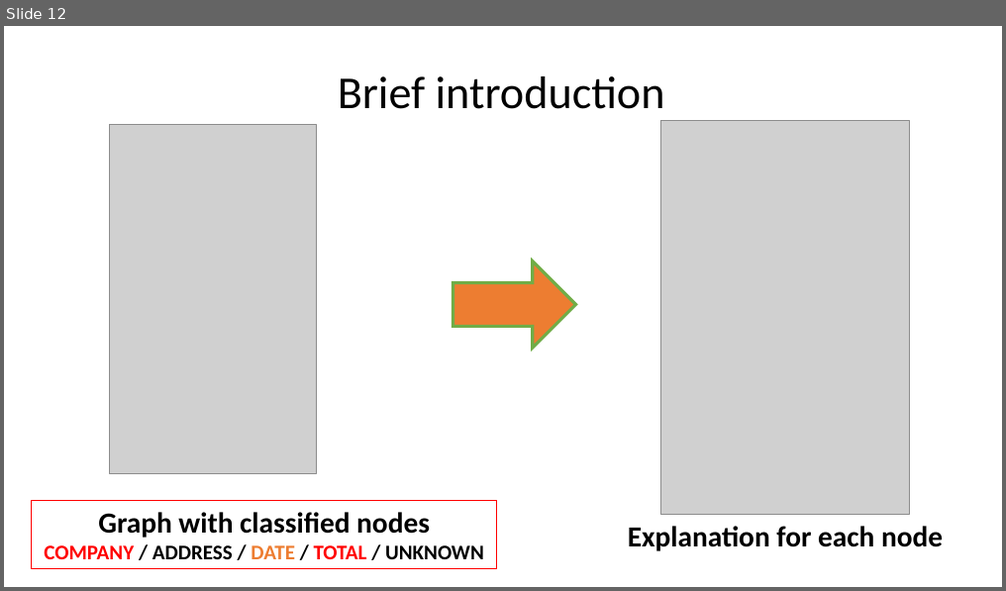
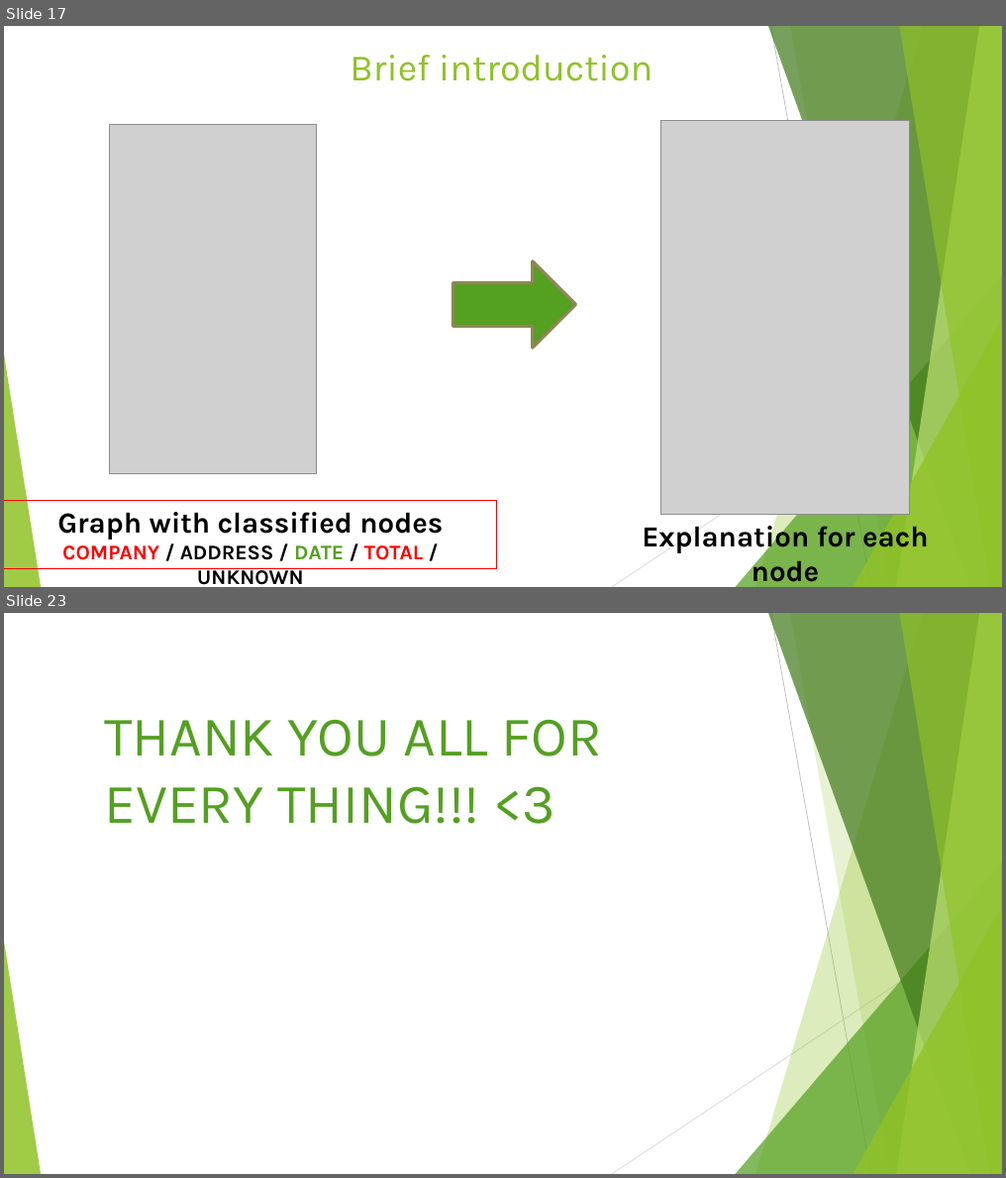
Before and after one commit to bql20000/Full_Flax, a slide deck: KV3 - Fullflax.pptx. Shown one above the other, each under a label of ours: slide 12 before the commit, slides 17 and 23 after it; the slides between them are not shown. The pictures are 1006x591 and 1006x1178 pixels, drawn with LibreOffice and Linux fonts; fonts in the diff are those of the drawing; grey boxes stand for pictures. Boxes give left, top, right and bottom in pixels: in the first picture for what was removed or moved away, otherwise in the second. Text is boxed around its words. In the diff, an @@ line names an element or a change of style, - is before the commit and + after.

```diff
--- a/KV3 - Fullflax.pptx
+++ b/KV3 - Fullflax.pptx
@@ slide 23 added at bbox=[4, 613, 1002, 1174], background #FFFFFF; not listed: 10 template elements that a slide beside it also shows @@
@@ text added at bbox=[104, 719, 602, 824], 54 pt, text #54A021 @@
+THANK YOU ALL FOR EVERY THING!!! <3
@@ what was slide 12 is now slide 17 @@
@@ slide 17 changed as well @@
@@ title "Brief introduction" at bbox=[350, 55, 652, 81]: size 44 to 36 pt, font Calibri to Karla, text colour #000000 to #90C226; line spacing 0.9 to 1; vertical alignment middle to top @@
@@ right arrow at bbox=[453, 261, 576, 348]: fill #ED7D31 to #54A021; outline #70AD47 3 pt to #918655 3 pt @@
@@ group added at bbox=[4, 26, 1002, 587]: 5 freeform shapes, 3 triangles, 2 lines @@
@@ rectangle "Graph with classified nodes": place and size @@
-rectangle "Graph with classified nodes" at bbox=[31, 501, 497, 570]
+rectangle "Graph with classified nodes" at bbox=[4, 501, 497, 570]
@@ rectangle "Graph with classified nodes" at bbox=[4, 501, 497, 570]: font Calibri to Karla; text colour #ED7D31 to #54A021 in "DATE" @@
@@ text "Explanation for each node" at bbox=[642, 520, 929, 582]: font Calibri to Karla @@
```
Also in this commit, not shown: 16 other slides changed, 5 other slides added.
